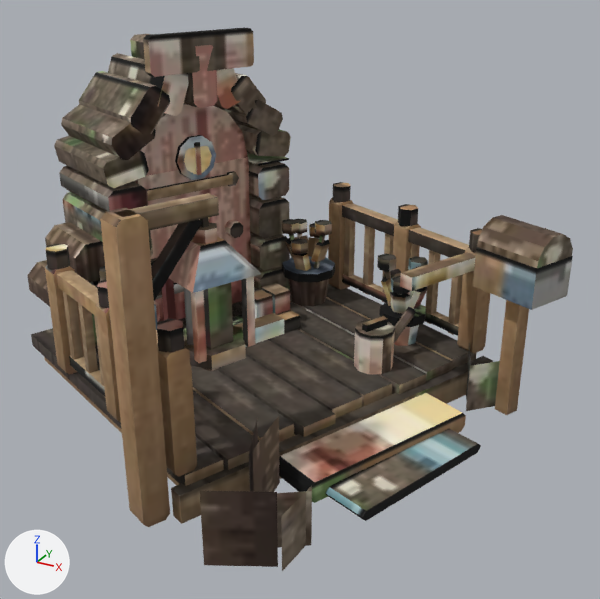
Before and after pictures for a commit that changed the glTF model public/models/house/porch.glb.
Rendered twice from a 50 mm lens placed at (148.5, -121.4, 50.6), pointed at (107.2, -46.3, 13.1). The lights are fixed; the arrows at lower left show +X, +Y and +Z. The picture after the commit comes second. Where no turn or scale is listed for an object, it has been applied to the vertices. Vertices at exactly the same position are counted once.

Objects in the first picture: 'card', 'glow', 'pane', 'solid', 'tile_stone', 'tile_wood'.
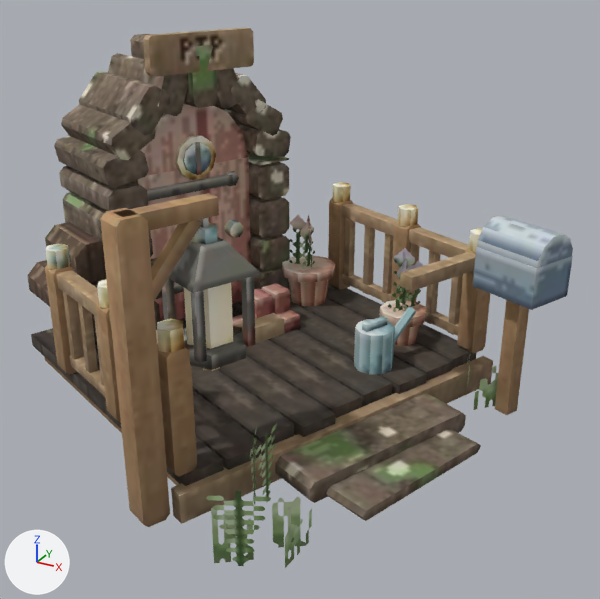
Location of each change, (x1, y1, x2, y2) in pixels of the pictures (600 x 599 px):
'card', reshaped: before (200, 343, 500, 571); after (206, 214, 498, 568)
part 1 of me_card, added: after (289, 214, 315, 267)
part 2 of me_card, added: after (388, 248, 423, 312)
part 3 of me_card, surface changed: before (200, 343, 500, 571); after (206, 355, 498, 568)
part 4 of me_glow, surface changed (lighter): (184, 283, 233, 349) in both
part 5 of me_pane, surface changed: (184, 146, 212, 174) in both
part 6 of me_solid, deleted: before (94, 219, 428, 314)
part 7 of me_solid, surface changed: (46, 104, 573, 374) in both
part 8 of me_tile_stone, surface changed: (57, 40, 481, 521) in both
part 9 of me_tile_wood, surface changed: (29, 27, 493, 524) in both

The change in detail:
me_card is used by ob_card; location (0.0, 0.0, 0.0).
me_card had 32 vertices, 16 faces and spanned x 111.3..128.4, y -74.8..-32.8, z -0.3..7.7.
me_card now has 68 vertices, 34 faces and spans x 84.5..128.4, y -74.8..-24.6, z -0.3..17.8.
me_card part 1: 12 vertices added at x 94.1..100.9, y -31.6..-24.6, z 8.6..17.8.
me_card part 2: 12 vertices added at x 110.6..117.3, y -36.4..-29.2, z 7.6..16.8.
me_card part 3: 16 kept faces spanning x 111.3..128.4, y -74.8..-32.8, z -0.3..7.7 get new texture (UV) coordinates.
Other edits to the shape of me_card do not show in these pictures.
me_glow has 12 vertices, 20 faces and spans x 105.62..110.41, y -67.25..-62.84, z 16.69..23.19.
me_glow is used by ob_glow; location (0.0, 0.0, 0.0).
me_glow part 4: texture (UV) coordinates of 20 of 20 faces, centred in x 105.95..110.08, y -67.16..-62.94, z 16.69..23.19, changed; they spanned u 0.33..0.61, v 0.56..0.68 and now span u 0.54..0.67, v 0.56..0.68.
me_pane has 20 vertices, 28 faces and spans x 87.12..89.28, y -40.38..-36.47, z 23.31..27.09.
me_pane is used by ob_pane; location (0.0, 0.0, 0.0).
me_pane part 5: texture (UV) coordinates of 28 of 28 faces, centred in x 87.36..89.04, y -40.18..-36.66, z 23.31..27.09, changed; they spanned u 0.62..0.69, v 0.4..0.58 and now span u 0.38..0.71, v 0.42..0.57.
me_solid is used by ob_solid; location (0.0, 0.0, 0.0).
me_solid had 1026 vertices, 1662 faces and spanned x 82.2..134.0, y -69.9..-19.9, z 4.0..31.8.
me_solid now has 576 vertices, 942 faces and spans x 82.2..134.0, y -69.9..-19.9, z 4.0..31.8.
me_solid part 6: 45 loose pieces with 450 vertices, spanning x 84.3..117.8, y -56.8..-23.8, z 7.9..15.8, are deleted.
me_solid part 7: 909 kept faces spanning x 82.2..134.0, y -69.9..-19.9, z 4.0..31.8 get new texture (UV) coordinates.
me_tile_stone has 336 vertices, 588 faces and spans x 71.7..129.1, y -63.2..-21.4, z 0.0..38.9.
me_tile_stone is used by ob_tile_stone; location (0.0, 0.0, 0.0).
me_tile_stone part 8: texture (UV) coordinates of 360 of 588 faces, centred in x 71.8..127.6, y -63.1..-21.8, z 0.0..36.8, changed; they spanned u 0.0..1.0, v 0.4..0.68 and now span u 0.0..0.99, v 0.42..0.68.
me_tile_wood has 520 vertices, 840 faces and spans x 72.5..130.3, y -73.8..-15.8, z -0.4..40.4.
me_tile_wood is used by ob_tile_wood; location (0.0, 0.0, 0.0).
me_tile_wood part 9: texture (UV) coordinates of 556 of 840 faces, centred in x 72.9..129.5, y -73.2..-17.1, z -0.4..40.4, changed; they spanned u 0.0..1.0, v 0.4..0.78 and now span u 0.0..1.0, v 0.42..0.72.
